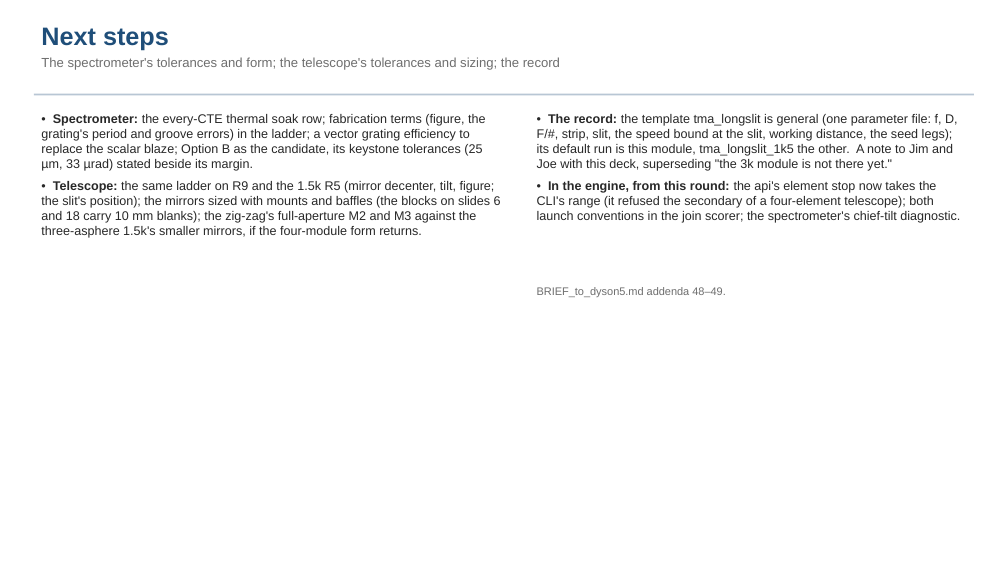
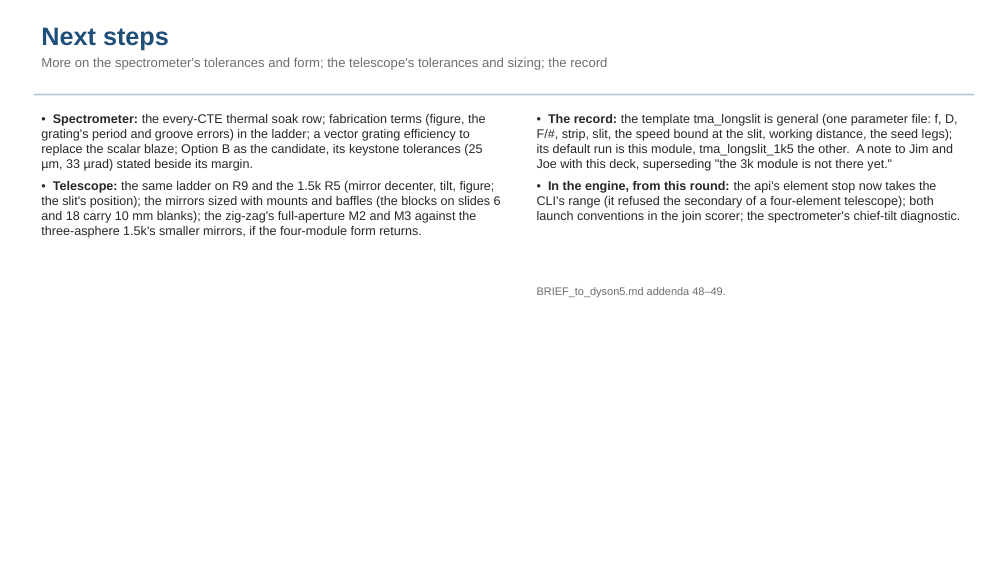
Before and after one commit to nasa-jpl/macos, a slide deck: slide 20 of demo_session/deck_dyson_3k.pptx. Drawn at 1008x567 pixels with LibreOffice and Linux fonts; fonts in the diff are those of the drawing. Boxes give left, top, right and bottom in pixels: in the first picture for what was removed or moved away, otherwise in the second. Text is boxed around its words. In the diff, an @@ line names an element or a change of style, - is before the commit and + after.

```diff
--- a/demo_session/deck_dyson_3k.pptx
+++ b/demo_session/deck_dyson_3k.pptx
@@ text at (41,57,607,70): text changed @@
-The spectrometer's tolerances and form; the telescope's tolerances and sizing; the record
+More on the spectrometer's tolerances and form; the telescope's tolerances and sizing; the record
```
Also in this commit, not shown: 6 other slides changed, 1 other file.
